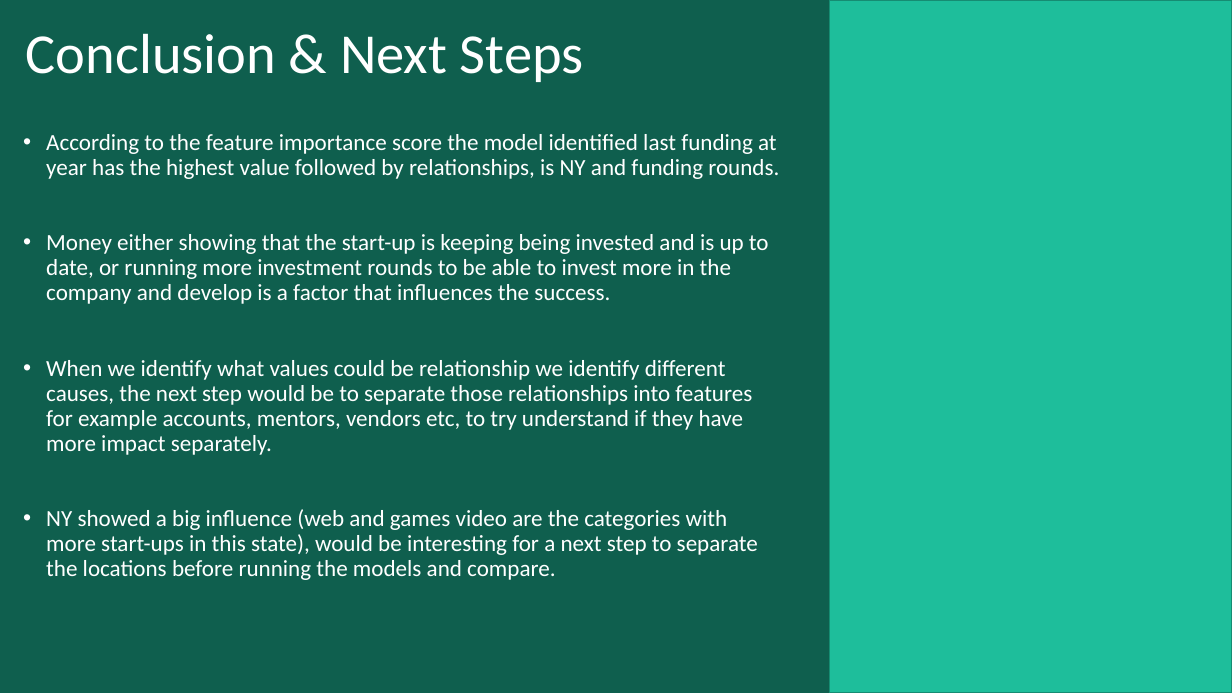
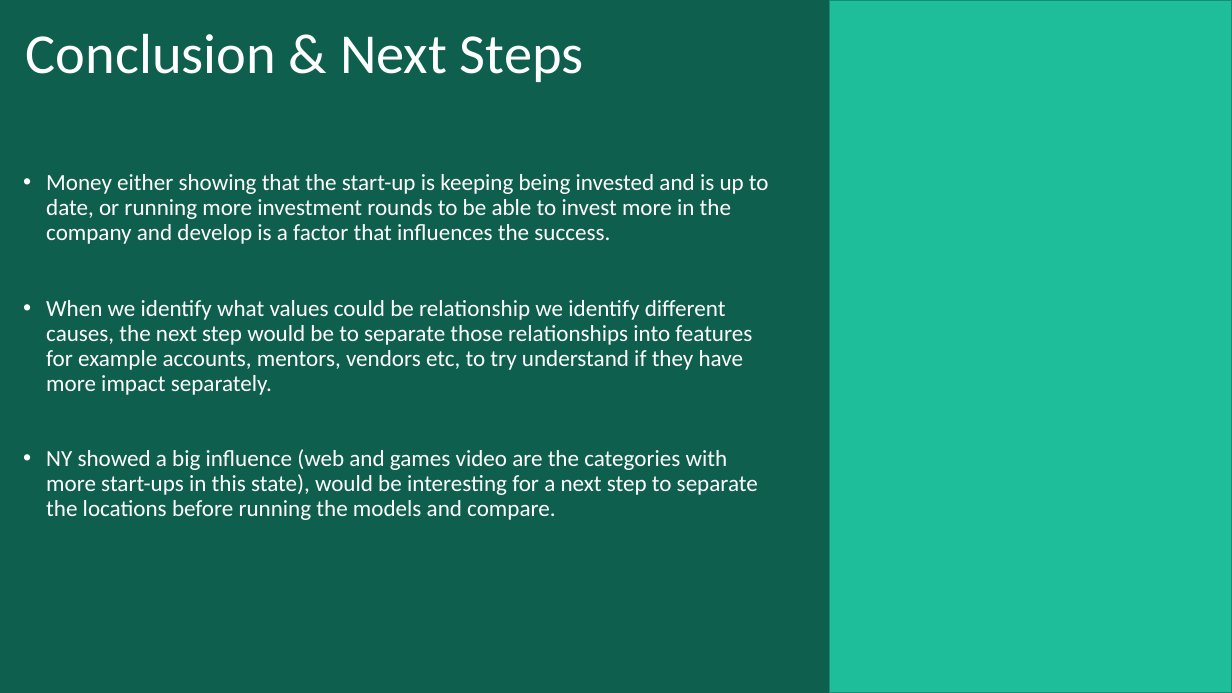
Before and after one commit to Paulabvc/startups_project, a slide deck: slide 12 of Final_project_startup/Presentation/final_startup.pptm. Drawn at 1232x693 pixels with LibreOffice and Linux fonts; fonts in the diff are those of the drawing; background and template pictures are left out. Boxes give left, top, right and bottom in pixels: in the first picture for what was removed or moved away, otherwise in the second. Text is boxed around its words. In the diff, an @@ line names an element or a change of style, - is before the commit and + after.

Commit message:
update

```diff
--- a/Final_project_startup/Presentation/final_startup.pptm
+++ b/Final_project_startup/Presentation/final_startup.pptm
@@ text at (46, 134, 779, 179): paragraph removed @@
-• According to the feature importance score the model identified last funding at year has the highest value followed by relationships, is NY and funding rounds.
```
Also in this commit, not shown: 1 slide added.
